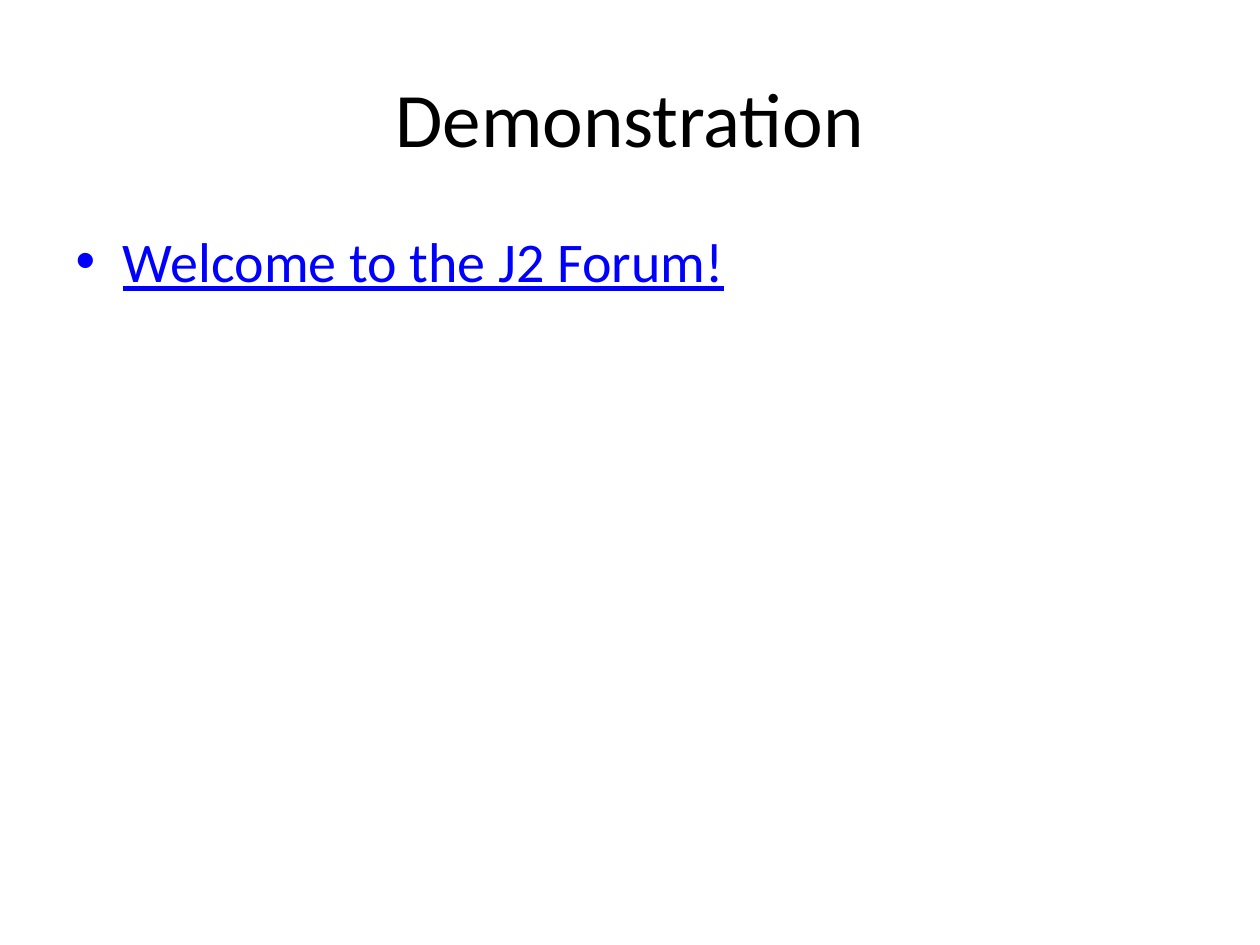
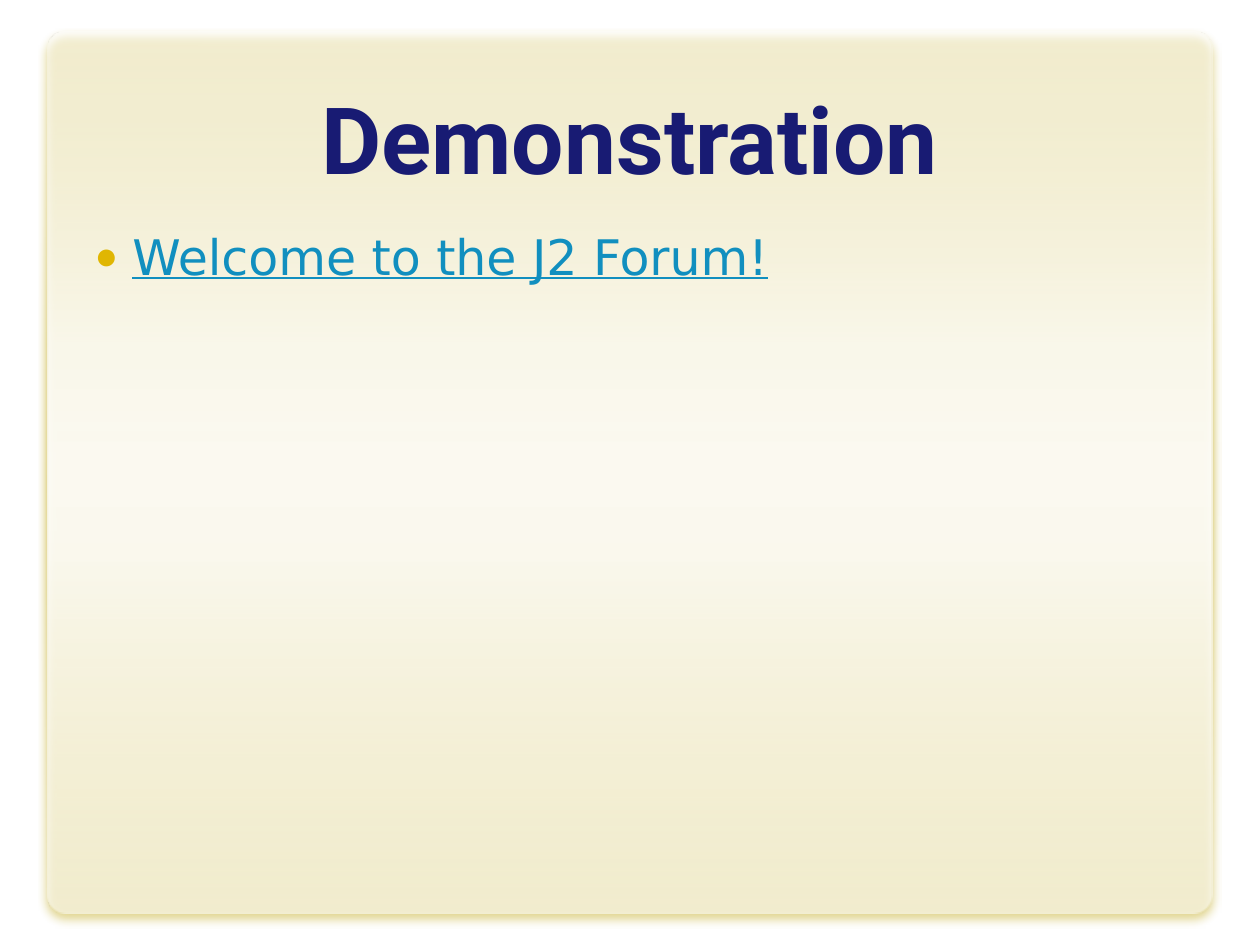
Before and after one commit to yokeholy/jin-jason-forum, a slide deck: slide 9 of J2_Forum.pptx. Drawn at 1260x945 pixels with LibreOffice and Linux fonts; fonts in the diff are those of the drawing; background and template pictures are left out. Boxes give left, top, right and bottom in pixels: in the first picture for what was removed or moved away, otherwise in the second. Text is boxed around its words. In the diff, an @@ line names an element or a change of style, - is before the commit and + after.

```diff
--- a/J2_Forum.pptx
+++ b/J2_Forum.pptx
@@ rounded rectangle added at <box>48,32,1213,914</box>, fill gradient #FFFFFF @@
@@ title "Demonstration" at <box>321,105,937,175</box>: size 44 to 53 pt, font Calibri to Roboto, text colour #000000 to #181C74, bold on; vertical alignment middle to bottom @@
@@ text "Welcome to the J2 Forum!" at <box>132,237,768,285</box>: size 32 to 28 pt, font Calibri to DejaVu Sans, text colour #0000FF to #118FBF; bullet • to ●; less space between paragraphs @@
```
Also in this commit, not shown: 8 other slides changed.
